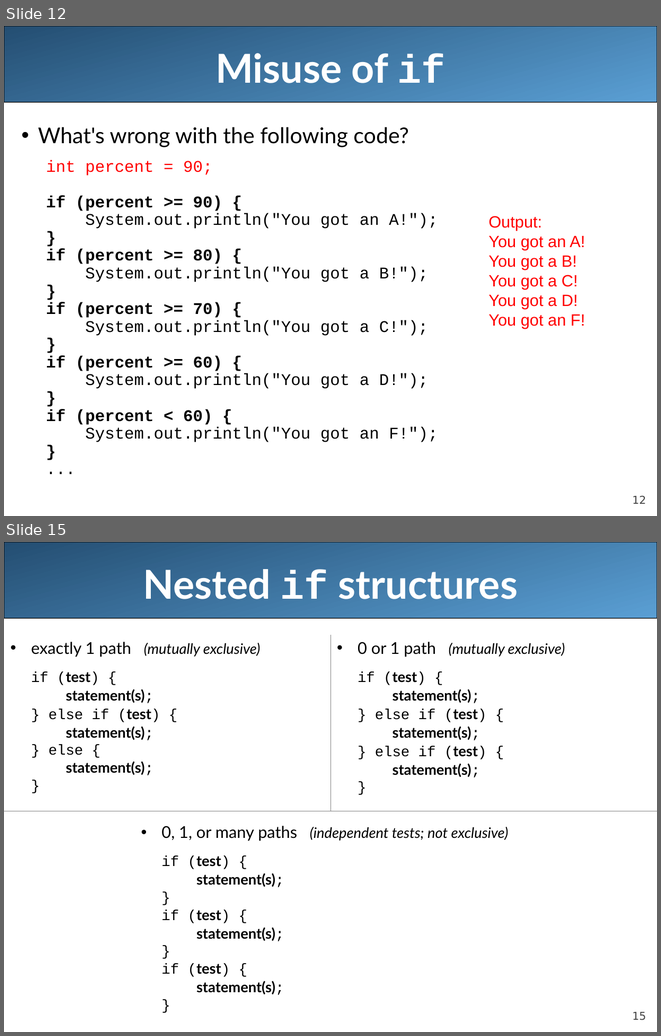
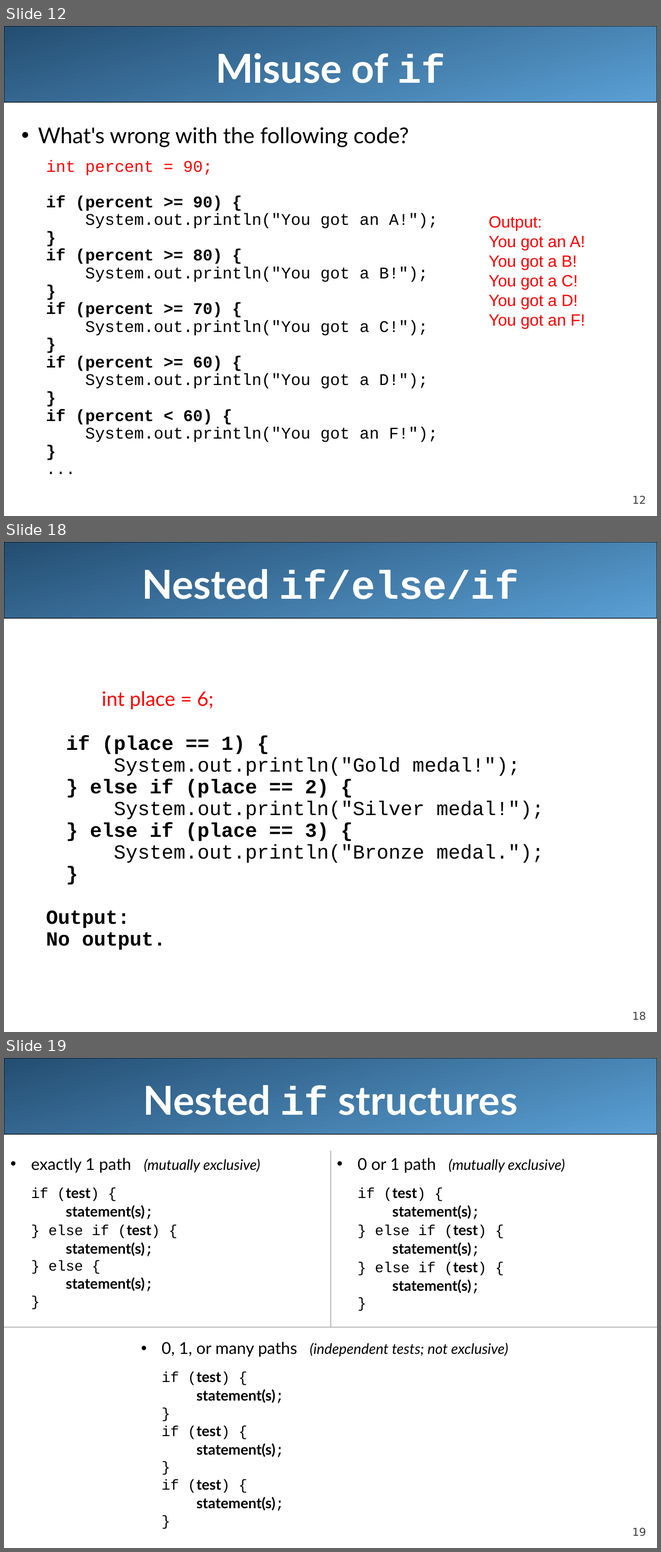
Before and after one commit to LongBaoNguyen/longbaonguyen.github.io, a slide deck: courses/apcsa/lecture8.ppt. Shown one above the other, each under a label of ours: slides 12 and 15 before the commit, slides 12, 18 and 19 after it; the slides between them are not shown. The pictures are 661x1036 and 661x1552 pixels, drawn with LibreOffice and Linux fonts; fonts in the diff are those of the drawing. Boxes give left, top, right and bottom in pixels: in the first picture for what was removed or moved away, otherwise in the second. Text is boxed around its words. In the diff, an @@ line names an element or a change of style, - is before the commit and + after.

```diff
--- a/courses/apcsa/lecture8.ppt
+++ b/courses/apcsa/lecture8.ppt
@@ slide 18 added at bbox=[4, 542, 657, 1032], background #FFFFFF; not listed: 2 template elements that a slide beside it also shows @@
@@ title added at bbox=[142, 569, 519, 599], 44 pt, text #FFFFFF, bold @@
+Nested if/else/if
@@ text added at bbox=[46, 691, 544, 950], 22 pt, text #000000 @@
+int place = 6;
+  if (place == 1) {
+  System.out.println("Gold medal!");
+  } else if (place == 2) {
+  System.out.println("Silver medal!");
+  } else if (place == 3) {
+  System.out.println("Bronze medal.");
+  }
+  Output:
+  No output.
@@ what was slide 15 is now slide 19 @@
@@ page number at bbox=[632, 1528, 646, 1536]: text changed @@
-15
+19
```
Also in this commit, not shown: 3 slides changed, 3 other slides added, 2 other files.
